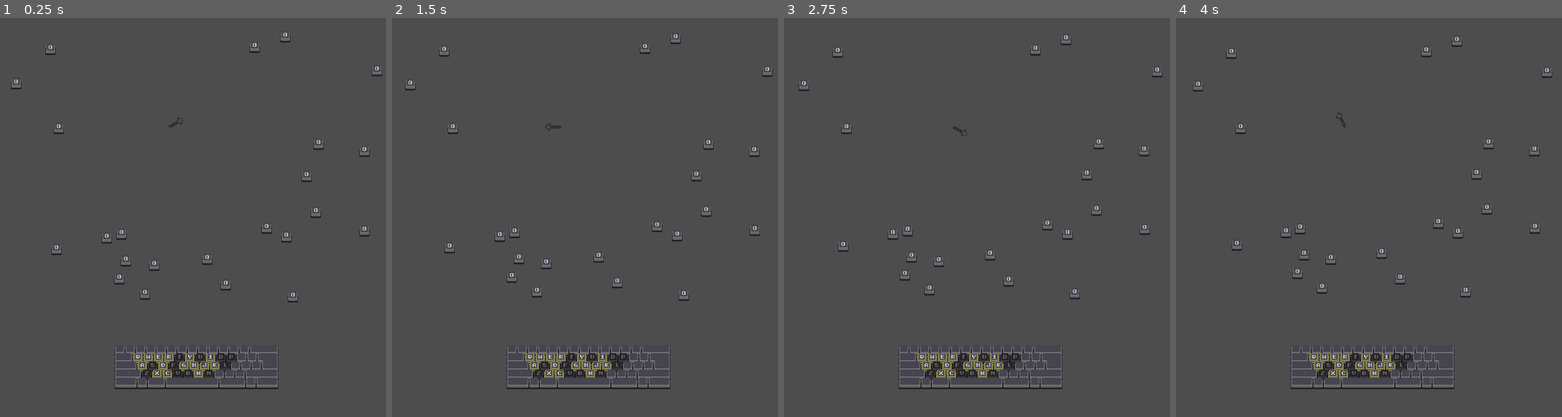
Above: before the commit, frames 1-4 (left to right).
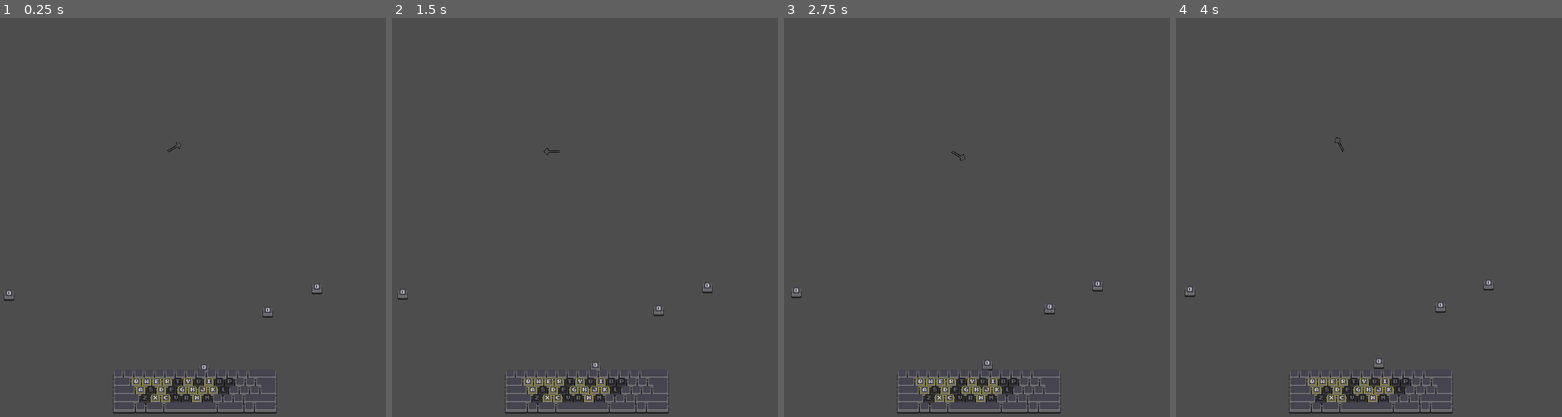
Above: after the commit, the same moments.

Repository: youchanje30/Help-Me-KeyBoard-Warrior
Game: Godot game, scene res://Scenes/test_main.tscn
Same seed, same stepped clock (60 frames per second), same inputs: the game is played once before the commit and once after it.
Inputs:
- Up to frame 1 (0.25 s): no input
- Up to frame 2 (1.5 s): tap Enter (ui_accept) at 0.5, 0.77 s
- Up to frame 3 (2.75 s): tap Enter (ui_accept) at 1.52 s
- Up to frame 4 (4 s): tap Enter (ui_accept) at 3.02, 3.77 s

The runs differ from the first frame. In frame 1, 3.5% of the frame differs, in the area x 0-100%, y 3-100%; in frame 2, 3.5%; in frame 3, 3.6%; in frame 4, 3.6%, in the area x 2-98%, y 4-100%.

Commit message:
Add Stage System
Add Stage System

Diff:
--- a/Scenes/test_main.tscn
+++ b/Scenes/test_main.tscn
@@ -8,7 +8,7 @@
 [node name="Keyboard" parent="." instance=ExtResource("1_7ms1x")]
 
 [node name="Camera2D" type="Camera2D" parent="."]
-position = Vector2(0, 200)
+position = Vector2(3, 155)
 
 [node name="EnterKey" parent="." node_paths=PackedStringArray("generator") instance=ExtResource("2_fcrxf")]
 generator = NodePath("../Keyboard")
--- a/Scripts/Managers/EnemyController.gd
+++ b/Scripts/Managers/EnemyController.gd
@@ -5,14 +5,19 @@
 
 var enemys : Array[IEnemy]
 
-func _ready() -> void:
-	for i in range(30):
-		var spawn_pos = Vector2(randf_range(-1, 1), randf_range(-1, 1)).normalized()
-		var enemy = enemy_base.instantiate()
-		add_child(enemy)
-		enemys.append(enemy)
-		enemy.global_position = spawn_pos * (distance + randf_range(-100, 100))
-		enemy._ready()
+func _ready() -> void: pass
+
+
+func SpawnEnemys(cnts : int):
+	for i in range(cnts): SpawnEnemy()
+
+func SpawnEnemy():
+	var spawn_pos = Vector2(randf_range(-1, 1), randf_range(-1, 1)).normalized()
+	var enemy = enemy_base.instantiate()
+	add_child(enemy)
+	enemys.append(enemy)
+	enemy.global_position = spawn_pos * (distance + randf_range(-100, 100))
+	enemy._ready()
 
 
 func get_random_enemy_pos():
@@ -34,3 +39,6 @@
 func Remove_Enemy(enemy):
 	enemys.erase(enemy)
 	enemy.queue_free()
+
+	if enemys.size() != 0: return
+	StageManager.EndStage()
--- /dev/null
+++ b/Scripts/Managers/StageManager.gd
@@ -0,0 +1,20 @@
+extends Node
+
+var cur_stage = 0
+
+func _ready() -> void:
+	StageStart()
+
+func StageStart():
+	#region Spawn Enemy
+	var spawn_enemy_cnt = cur_stage * cur_stage + cur_stage + 4
+	EnemyController.SpawnEnemys(spawn_enemy_cnt)
+	#endregion
+
+	#region End Of Stage Process
+	cur_stage += 1
+	#endregion
+
+func EndStage():
+	await get_tree().create_timer(10).timeout
+	StageStart()
--- a/project.godot
+++ b/project.godot
@@ -22,6 +22,7 @@
 EnemyController="*res://Scripts/Managers/EnemyController.gd"
 DamageController="*res://Scripts/Managers/DamageController.gd"
 EffectManager="*res://Scripts/Managers/EffectManager.gd"
+StageManager="*res://Scripts/Managers/StageManager.gd"
 
 [display]
 
